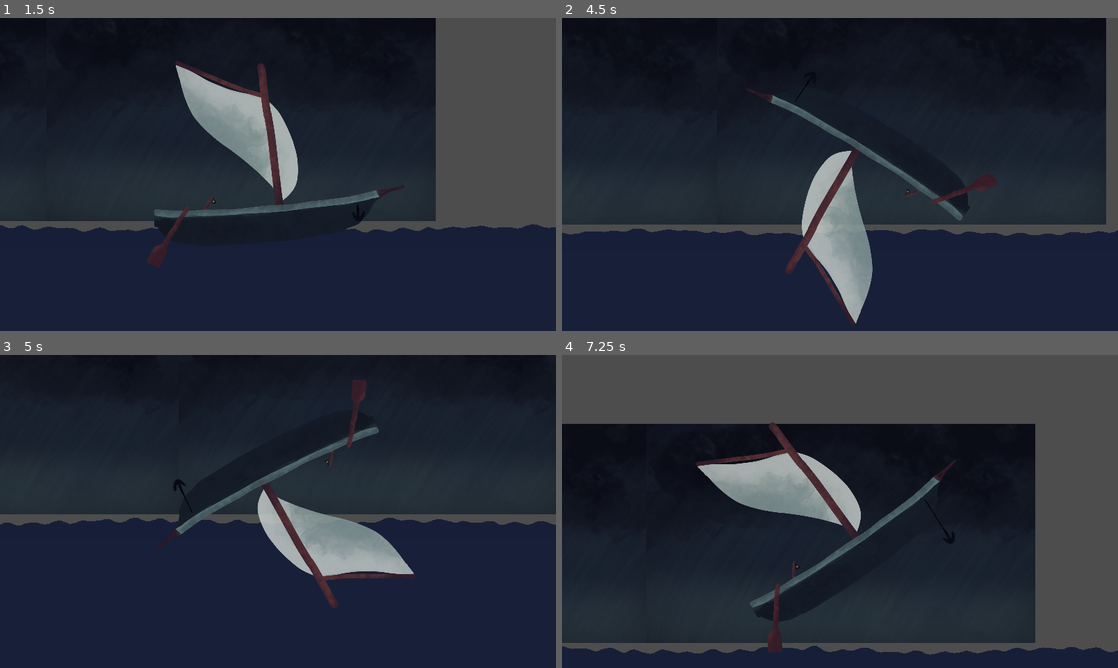
Above: before the commit, frames 1-4 (two rows, left to right).
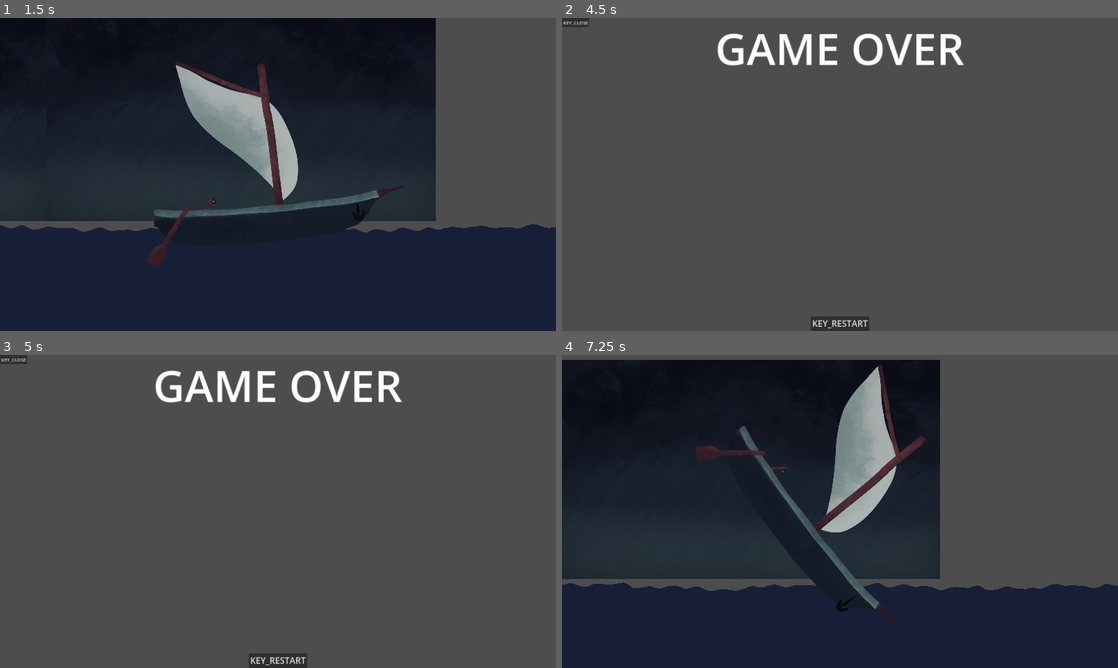
Above: after the commit, the same moments.

Repository: MarianPoirot/Skull-BonesImproved
Game: Godot game, scene res://Scenes/UI/Opening.tscn
Same seed, same stepped clock (60 frames per second), same inputs: the game is played once before the commit and once after it.
Inputs (mouse positions are in pixels of both pictures, inside the frame that each line leads up to):
- Up to frame 1 (1.5 s): click "Start" at 0.5 s; move the mouse to (400, 158) at 1.27 s; hold Left (SteerRight) from 1.28 s (still down); hold E (Boost) from 1.28 s (still down)
- Up to frame 2 (4.5 s): tap Mouse wheel down (scroll_down) at 1.55, 2.1, 3.8 s; move the mouse to (728, 190) at 2.02 s; release Left (SteerRight) at 2.03 s; release E (Boost) at 2.03 s; hold Right (SteerLeft) 2.03-2.78 s; tap Mouse wheel up (scroll_up) at 2.3, 2.85 s; move the mouse to (895, 105) at 2.77 s; hold E (Boost) 2.78-3.53 s; hold Left (SteerRight) 2.78-4.28 s; move the mouse to (812, 237) at 3.52 s; tap E (Boost) at 3.6 s; move the mouse to (1006, 221) at 4.27 s; hold Right (SteerLeft) from 4.28 s (still down); hold Down (Sink) from 4.28 s (still down)
- Up to frame 3 (5 s): keep holding Right (SteerLeft); keep holding Down (Sink); tap Mouse wheel up (scroll_up) at 4.55 s
- Up to frame 4 (7.25 s): release Right (SteerLeft) at 5 s; release Down (Sink) at 5 s; click (840, 661) at 5 s, where only the run after the commit has a clickable "KEY_RESTART"; move the mouse to (673, 464) at 5.77 s; hold Right (SteerLeft) from 5.78 s (still down); tap Mouse wheel down (scroll_down) at 5.85, 6.8 s; tap E (Boost) at 6.05 s; move the mouse to (867, 511) at 6.52 s; tap Mouse wheel up (scroll_up) at 6.6 s

Frame 1 is identical in both runs. In frame 2, 96% of the frame differs, in the area x 0-100%, y 0-100%; in frame 3, 97%; in frame 4, 38%.

Commit message:
Update : mapped the anchor events to stop the addSpeedmethod of ship + debug

Diff:
--- a/Scenes/Ship/Ship.tscn
+++ b/Scenes/Ship/Ship.tscn
@@ -47,3 +47,6 @@
 
 [node name="Anchor" parent="." instance=ExtResource("1_iqit5")]
 position = Vector2(384, -32)
+
+[connection signal="notouch" from="Anchor" to="." method="_on_anchor_notouch"]
+[connection signal="touchdown" from="Anchor" to="." method="_on_anchor_touchdown"]
--- a/Scripts/Ship/Anchor.gd
+++ b/Scripts/Ship/Anchor.gd
@@ -19,11 +19,11 @@
 	elif touch==false:
 		move = 0.5
 		if Input.is_action_just_released("scroll_down"):
-			move = 6
+			move = 5
 	if Input.is_action_just_released("scroll_up") and ($AnchorSprite.position.y-5>0):
 		move = -5
 		if touch==true:
 			touch=false
-			emit_signal("no touch")
+			emit_signal("notouch")
 	$AnchorSprite.position.y+=move
 	$Line2D.set_point_position ( 1, $AnchorSprite.position )
--- a/Scripts/Ship/Ship.gd
+++ b/Scripts/Ship/Ship.gd
@@ -1,25 +1,34 @@
 extends RigidBody2D
 
-var boatSpeed = 5
-var rotationSpeed = 2
+var currentBoatSpeed = 5
+var currentRotationSpeed = 2
+var maxBoatSpeed = 5
+var maxRotationSpeed = 2
 var maxWaterLevel = 200
 var currentWaterLevel = 0
 
+var canMove = true
+
 # Called when the node enters the scene tree for the first time.
 func _ready():
-	pass # Replace with function body.
+	currentRotationSpeed = maxRotationSpeed
+	currentBoatSpeed = maxBoatSpeed
+	currentWaterLevel = maxWaterLevel
+	canMove = true
 
 
 # Called every frame. 'delta' is the elapsed time since the previous frame.
 func _process(delta):
 	if Input.is_action_pressed("SteerLeft"):
-		angular_velocity += delta * rotationSpeed
+		angular_velocity += delta * currentRotationSpeed
 	if Input.is_action_pressed("SteerRight"):
-		angular_velocity -= delta * rotationSpeed
+		angular_velocity -= delta * currentRotationSpeed
 	if Input.is_action_pressed("Sink"):
 		AddWater(1)
 	if Input.is_action_pressed("Boost"):
 		AddSpeed(1)
+
+
 
 func AddWater(amount):
 	currentWaterLevel += amount
@@ -27,8 +36,18 @@
 		_OnLose()
 
 func AddSpeed(amount):
-	linear_velocity.x += amount * boatSpeed
+	if(canMove):
+		linear_velocity.x += amount * currentBoatSpeed
 
 func _OnLose():
 	if get_tree().change_scene_to_file("res://Scenes/UI/Ending.tscn") != OK:
 		print ("Error passing from Opening scene to main scene")
+
+
+func _on_anchor_notouch():
+	canMove = true
+
+
+
+func _on_anchor_touchdown():
+	canMove = false
